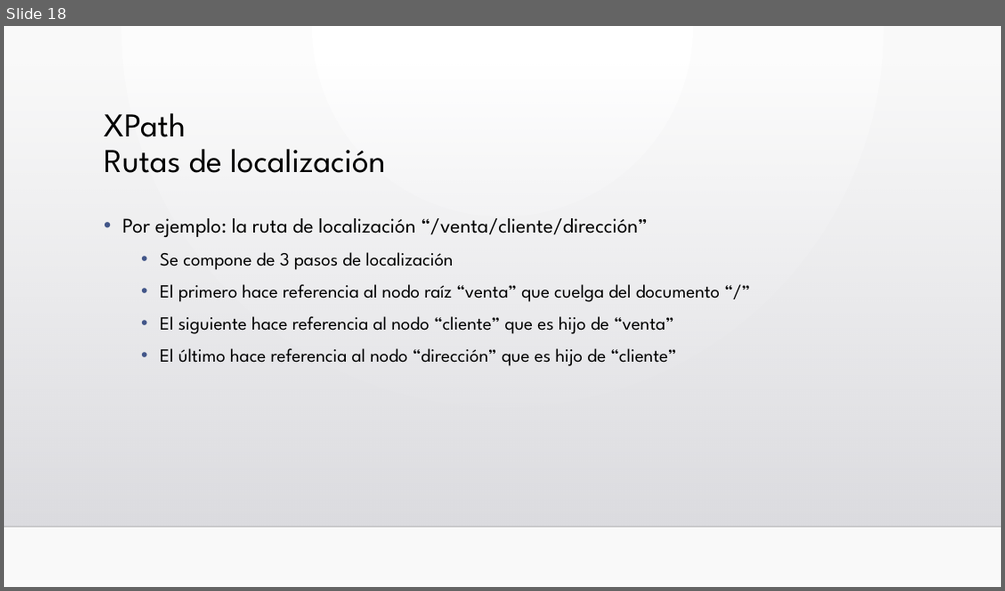
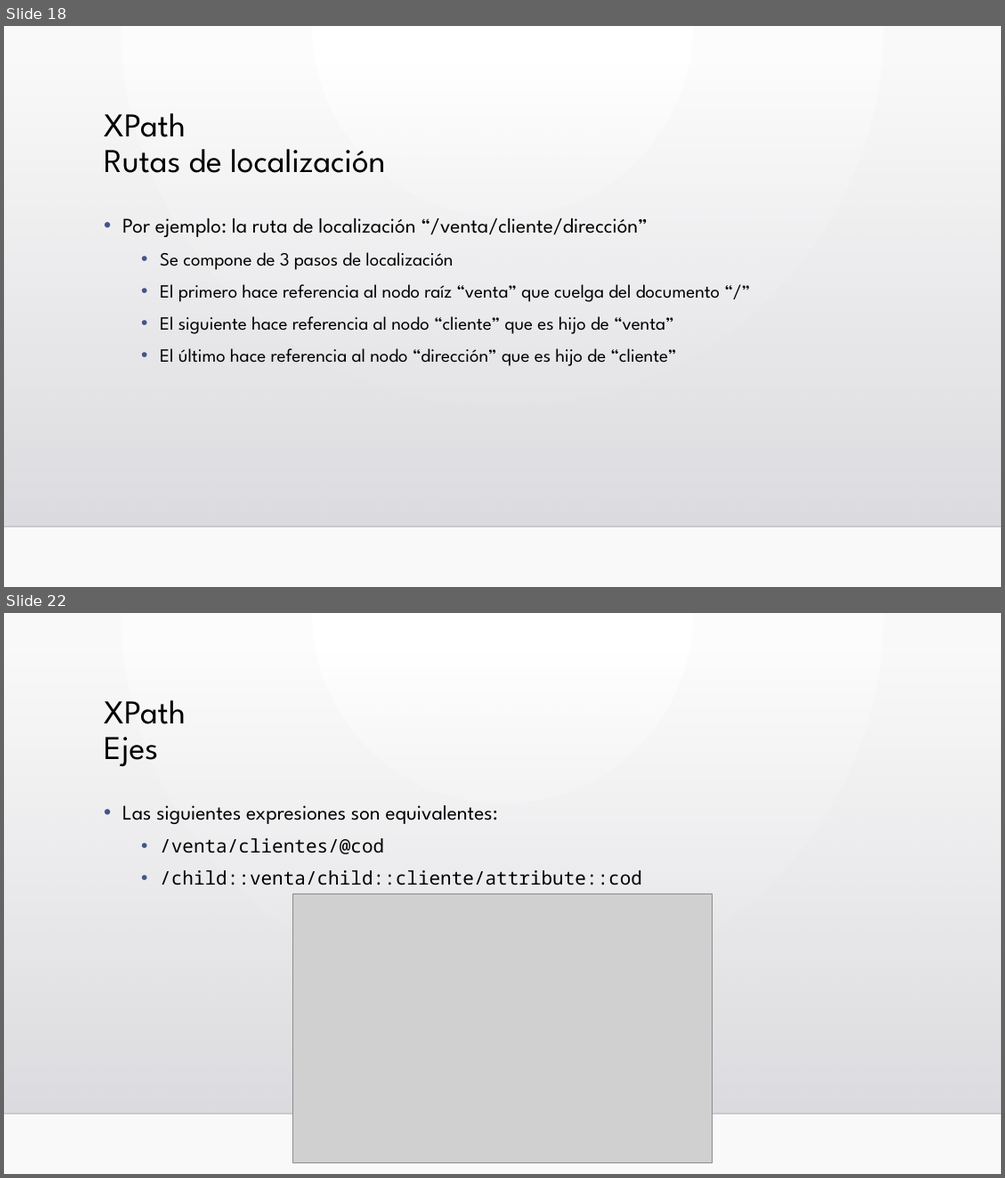
Before and after one commit to llllJokerllll/Lima, a slide deck: Unidad3/UD 03.3 XPath.pptx. Shown one above the other, each under a label of ours: slide 18 before the commit, slides 18 and 22 after it; the slides between them are not shown. The pictures are 1005x591 and 1005x1178 pixels, drawn with LibreOffice and Linux fonts; fonts in the diff are those of the drawing; grey boxes stand for pictures; background and template pictures are left out. Boxes give left, top, right and bottom in pixels: in the first picture for what was removed or moved away, otherwise in the second. Text is boxed around its words. In the diff, an @@ line names an element or a change of style, - is before the commit and + after.

```diff
--- a/Unidad3/UD 03.3 XPath.pptx
+++ b/Unidad3/UD 03.3 XPath.pptx
@@ slide 22 added at [4,613,1001,1174], background gradient #FFFFFF to #FAFAFA; not listed: 2 template elements that a slide beside it also shows @@
@@ title added at [104,700,186,766], 32 pt, text #000000 @@
+XPath
+Ejes
@@ text added at [122,805,642,885], 18 pt, text #000000 @@
+• Las siguientes expresiones son equivalentes:
+  • /venta/clientes/@cod
+  • /child::venta/child::cliente/attribute::cod
@@ picture added at [292,893,712,1163] @@
```
Also in this commit, not shown: 23 other slides added, 1 slide removed, 3 other files.
